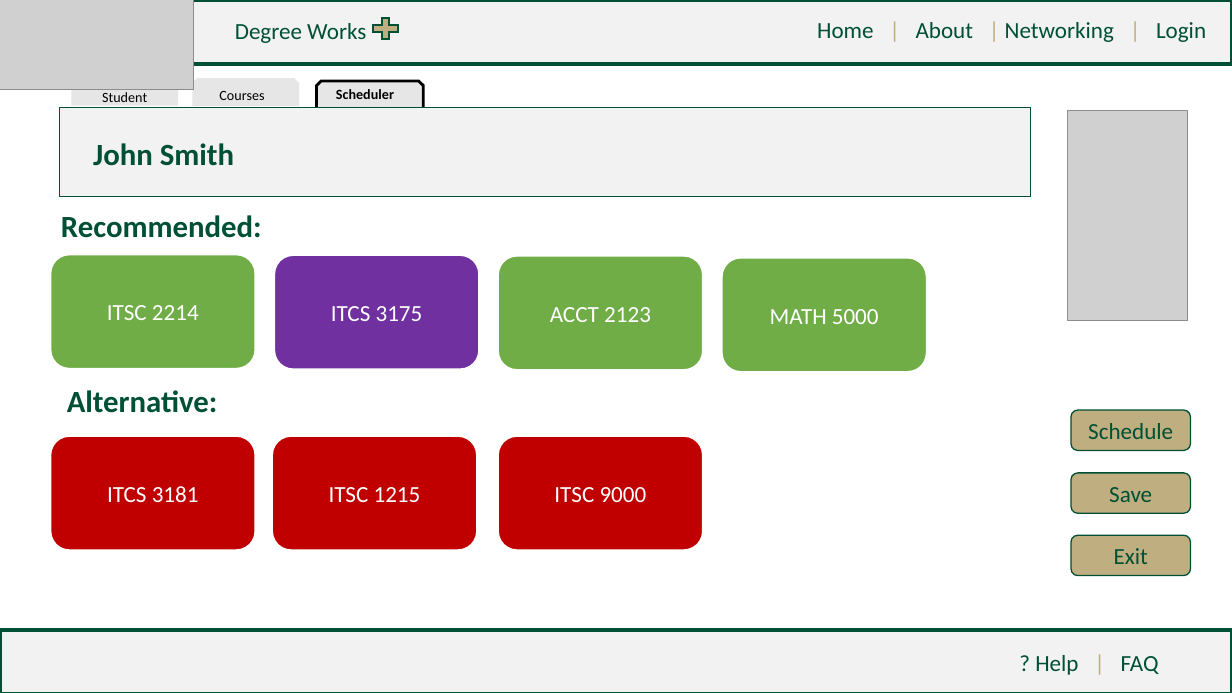
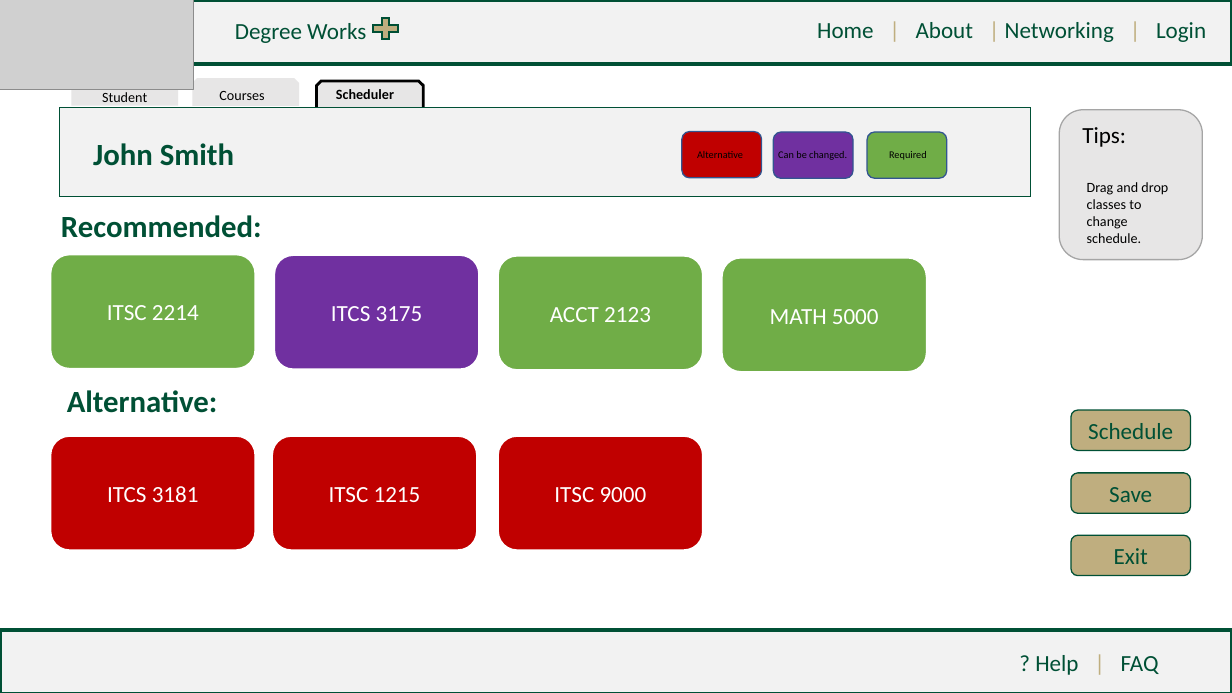
Before and after one commit to tcowie1/Group11-3155Repo, a slide deck: slide 4 of High-Fidelity/Group 11 - DegreeWorks PLUS High Fidelity.pptx. Drawn at 1232x693 pixels with LibreOffice and Linux fonts; fonts in the diff are those of the drawing; grey boxes stand for pictures. Boxes give left, top, right and bottom in pixels: in the first picture for what was removed or moved away, otherwise in the second. Text is boxed around its words. In the diff, an @@ line names an element or a change of style, - is before the commit and + after.

Commit message:
Add files via upload
Casey Zoom REV 2.02 - Changes made during zoom call.

```diff
--- a/High-Fidelity/Group 11 - DegreeWorks PLUS High Fidelity.pptx
+++ b/High-Fidelity/Group 11 - DegreeWorks PLUS High Fidelity.pptx
@@ rounded rectangle added at (1059,110,1202,260), fill #E7E6E6, outline #A5A5A5 1 pt @@
@@ picture removed at (1067,111,1187,321) @@
@@ rounded rectangle added at (682,131,762,177), fill #C00000, outline #325491 1 pt @@
@@ rounded rectangle added at (774,132,853,178), fill #7030A0, outline #325491 1 pt @@
@@ rounded rectangle added at (867,132,946,178), fill #70AD47, outline #325491 1 pt @@
@@ text added at (1082,127,1126,147), 18 pt, text #000000 @@
+Tips:
@@ text added at (697,151,743,158), 8 pt, text #000000 @@
+Alternative
@@ text added at (778,151,847,160), 8 pt, text #000000 @@
+Can be changed.
@@ text added at (889,151,927,160), 8 pt, text #000000 @@
+Required
@@ text added at (1087,182,1168,243), 11 pt, text #000000 @@
+Drag and drop classes to change schedule.
```
